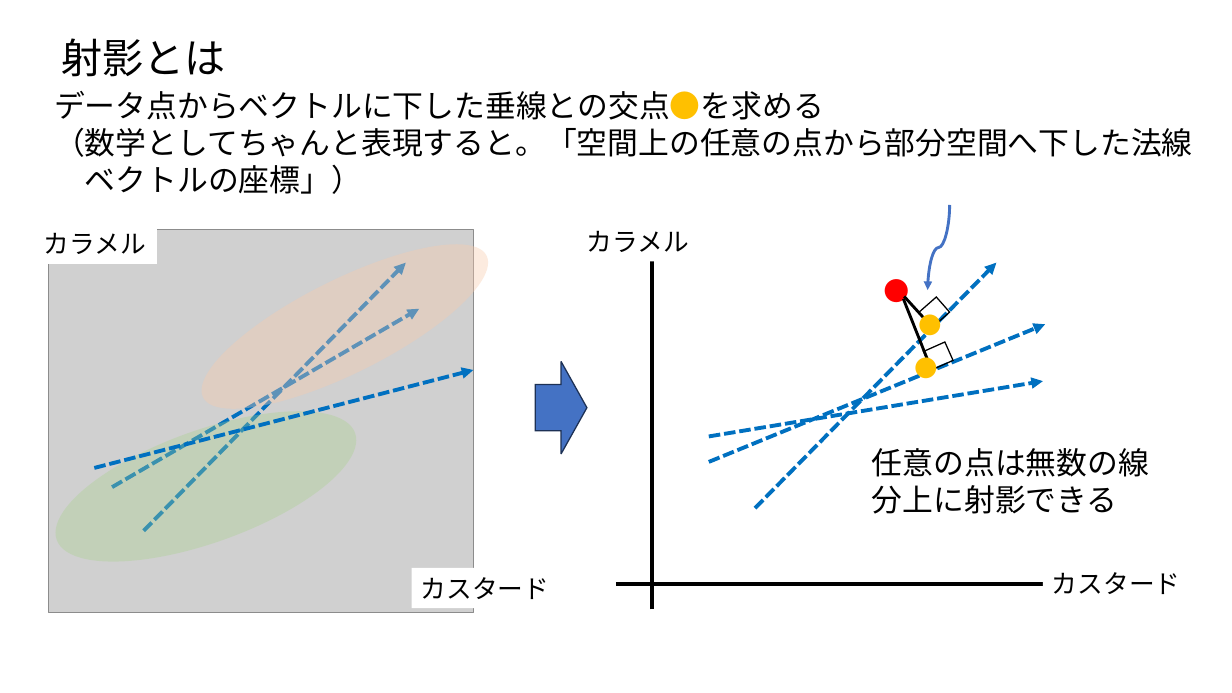
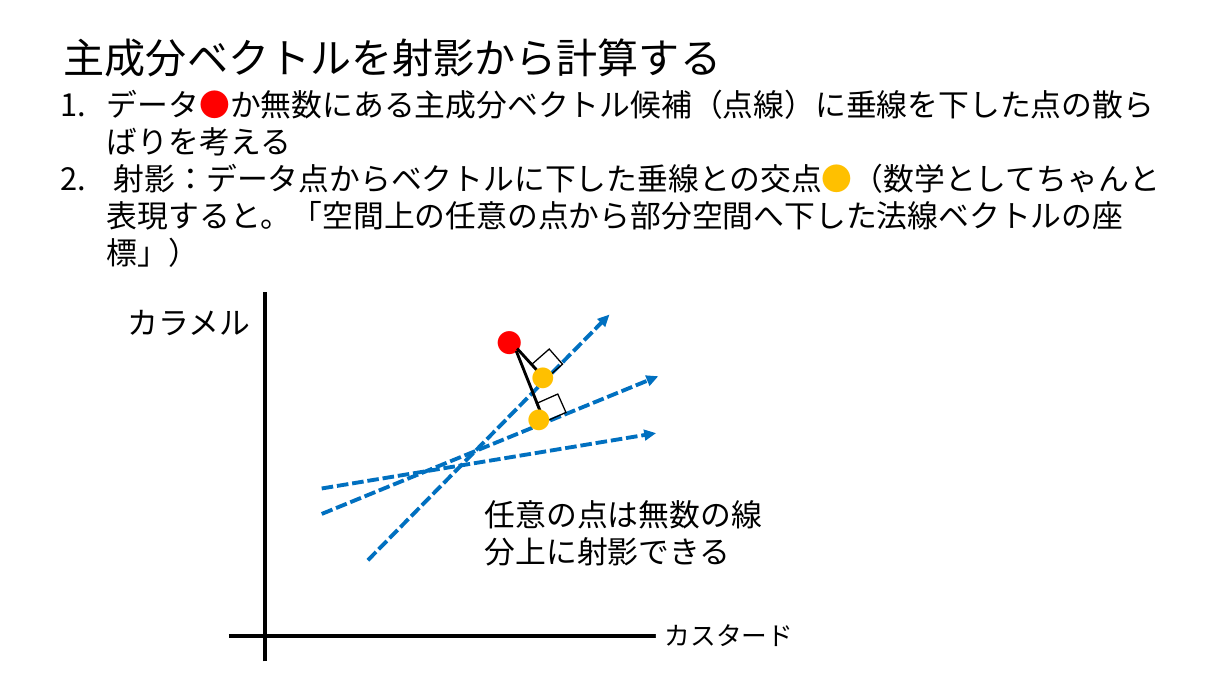
Before and after one commit to ueharaLab/NLP_7-PCA, a slide deck: slide 16 of NLP_6 PCA(BASICS).pptx (slide 13 before the commit). Drawn at 1232x693 pixels with LibreOffice and Linux fonts; fonts in the diff are those of the drawing; grey boxes stand for pictures. Boxes give left, top, right and bottom in pixels: in the first picture for what was removed or moved away, otherwise in the second. Text is boxed around its words. In the diff, an @@ line names an element or a change of style, - is before the commit and + after.

```diff
--- a/NLP_6 PCA(BASICS).pptx
+++ b/NLP_6 PCA(BASICS).pptx
@@ text removed at (61, 38, 225, 77) @@
-射影とは
@@ text added at (64, 38, 721, 77), 32 pt, text #000000 @@
+主成分ベクトルを射影から計算する
@@ text at (107, 89, 1160, 267): text changed @@
-データ点からベクトルに下した垂線との交点●を求める
-（数学としてちゃんと表現すると。「空間上の任意の点から部分空間へ下した法線
-ベクトルの座標」）
+1. データ●か無数にある主成分ベクトル候補（点線）に垂線を下した点の散らばりを考える
+2. 射影：データ点からベクトルに下した垂線との交点●（数学としてちゃんと表現すると。「空間上の任意の点から部分空間へ下した法線ベクトルの座標」）
@@ curved arrow removed from (950, 205) to (928, 290) @@
@@ rectangle removed at (34, 224, 156, 264) @@
-カラメル
@@ picture removed at (49, 230, 473, 614) @@
@@ ellipse removed at (183, 214, 508, 439) @@
@@ arrow removed from (143, 531) to (406, 262) @@
@@ text "カラメル": place and size @@
-text "カラメル" at (587, 230, 689, 252)
+text "カラメル" at (128, 309, 250, 335)
@@ text "カラメル" at (128, 309, 250, 335): size 20 to 24 pt @@
@@ arrow removed from (112, 487) to (420, 309) @@
@@ 1 text, 1 line, 1 arrow: place and size @@
-1 text, 1 line, 1 arrow at (652, 239, 1149, 609)
+1 text, 1 line, 1 arrow at (265, 292, 762, 662)
@@ arrow removed from (709, 462) to (1045, 324) @@
@@ 3 lines, 2 texts, 2 rectangles, 1 arrow: place and size @@
-3 lines, 2 texts, 2 rectangles, 1 arrow at (616, 263, 1110, 584)
+3 lines, 2 texts, 2 rectangles, 1 arrow at (229, 315, 723, 636)
@@ ellipse removed at (37, 381, 374, 594) @@
@@ arrow moved from (94, 468) - (473, 370) to (322, 514) - (658, 376) @@
@@ right arrow removed at (535, 361, 587, 454) @@
@@ text "●": place and size @@
-text "●" at (902, 341, 951, 390)
+text "●" at (514, 394, 563, 443)
@@ text removed at (1052, 572, 1180, 594) @@
-カスタード
@@ text "カスタード": place and size @@
-text "カスタード" at (421, 577, 549, 599)
+text "カスタード" at (665, 624, 793, 646)
```
Also in this commit, not shown: 25 other slides changed, 6 slides added, 10 other files.
